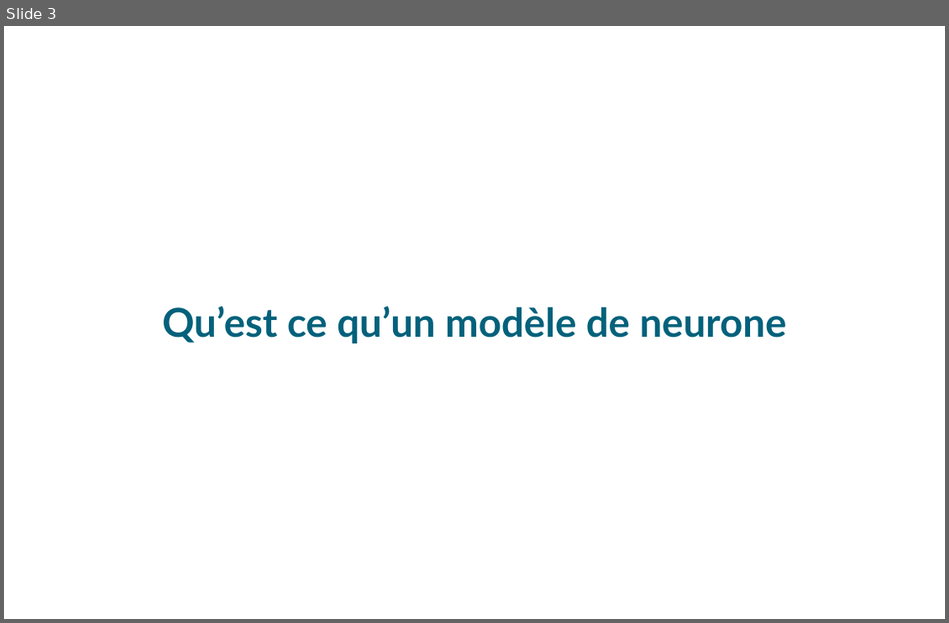
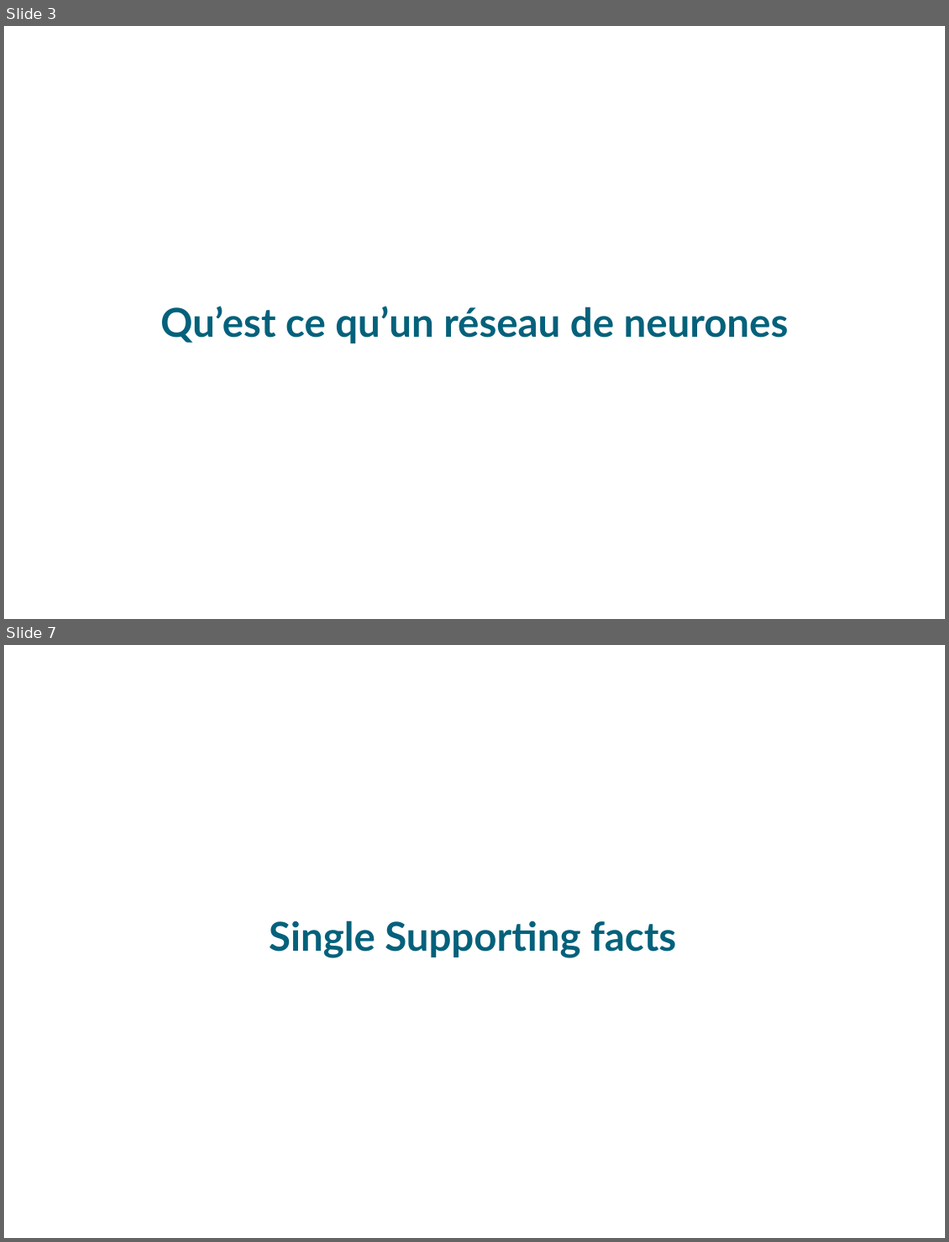
Before and after one commit to sr247/TER1, a slide deck: terSoutenance.odp. Shown one above the other, each under a label of ours: slide 3 before the commit, slides 3 and 7 after it; the slides between them are not shown. The pictures are 949x623 and 949x1242 pixels, drawn with LibreOffice and Linux fonts; fonts in the diff are those of the drawing; background and template pictures are left out. Boxes give left, top, right and bottom in pixels: in the first picture for what was removed or moved away, otherwise in the second. Text is boxed around its words. In the diff, an @@ line names an element or a change of style, - is before the commit and + after.

```diff
--- a/terSoutenance.odp
+++ b/terSoutenance.odp
@@ slide 7 added at box(4, 645, 945, 1238), background picture (left out) @@
@@ subtitle added at box(269, 921, 676, 958), 40 pt, text #04617B, bold @@
+Single Supporting facts
@@ slide 3 changed as well @@
@@ subtitle at box(160, 306, 789, 344): text changed @@
-Qu’est ce qu’un modèle de neurone
+Qu’est ce qu’un réseau de neurones
```
Also in this commit, not shown: 2 other slides changed, 12 other slides added, 5 slides removed.
